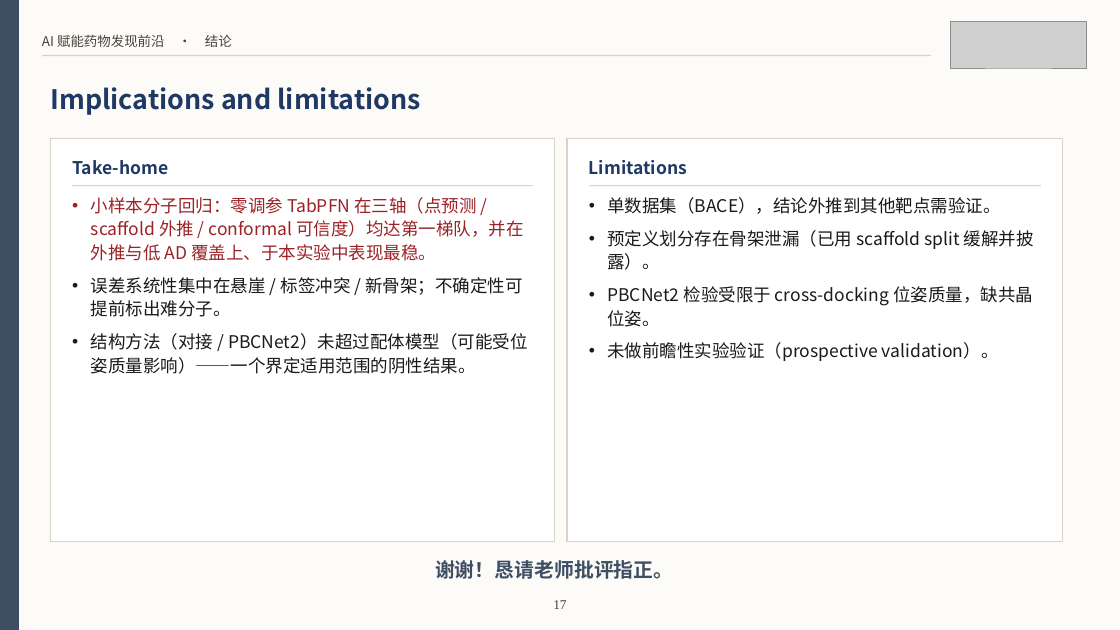
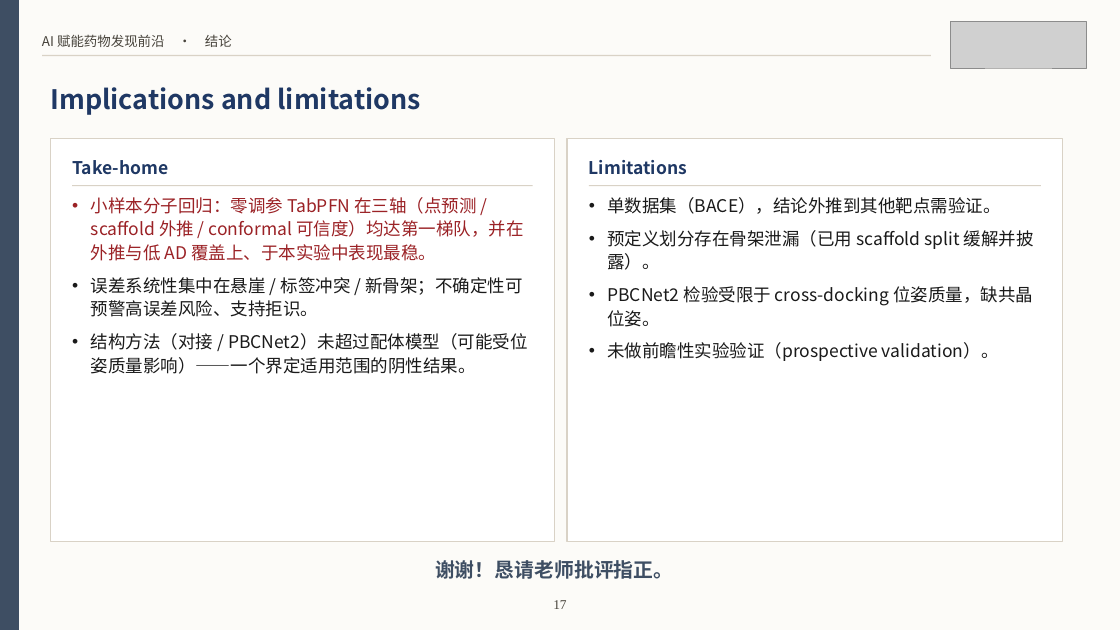
Before and after one commit to Smugpigeon/molecular-conformal-benchmark, a slide deck: slide 18 of report/课程汇报_BACE.pptx. Drawn at 1120x630 pixels with LibreOffice and Linux fonts; fonts in the diff are those of the drawing; grey boxes stand for pictures. Boxes give left, top, right and bottom in pixels: in the first picture for what was removed or moved away, otherwise in the second. Text is boxed around its words. In the diff, an @@ line names an element or a change of style, - is before the commit and + after.

```diff
--- a/report/课程汇报_BACE.pptx
+++ b/report/课程汇报_BACE.pptx
@@ text at [91,277,522,317]: text changed @@
-• 误差系统性集中在悬崖 / 标签冲突 / 新骨架；不确定性可提前标出难分子。
+• 误差系统性集中在悬崖 / 标签冲突 / 新骨架；不确定性可预警高误差风险、支持拒识。
```
Also in this commit, not shown: 3 other slides changed, 5 other files.
